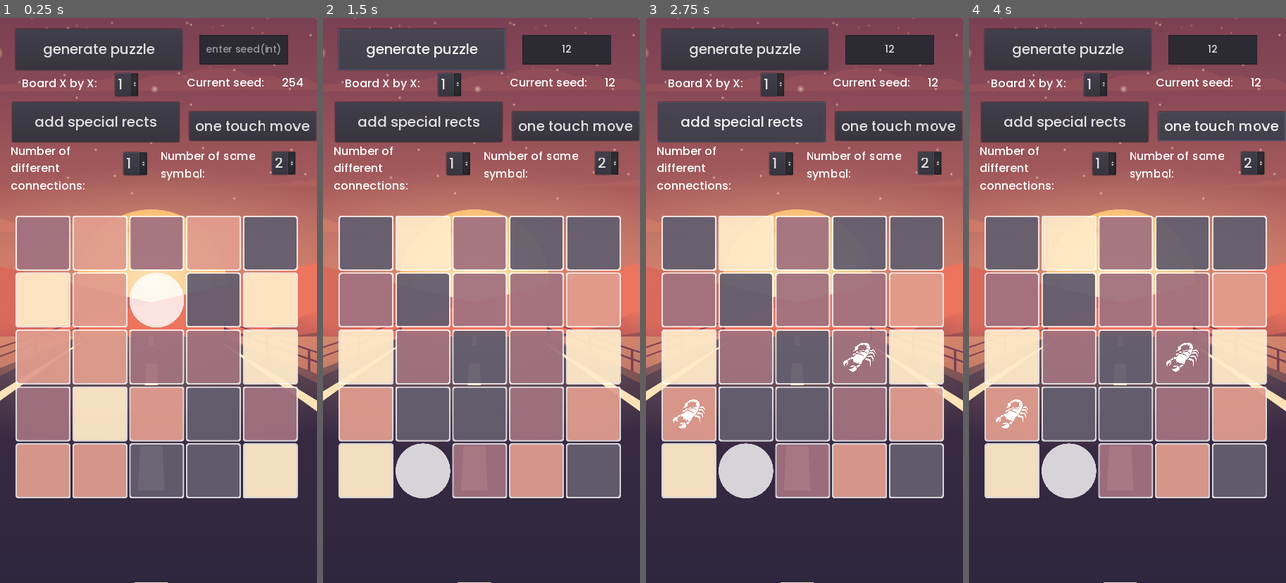
Above: before the commit, frames 1-4 (left to right).
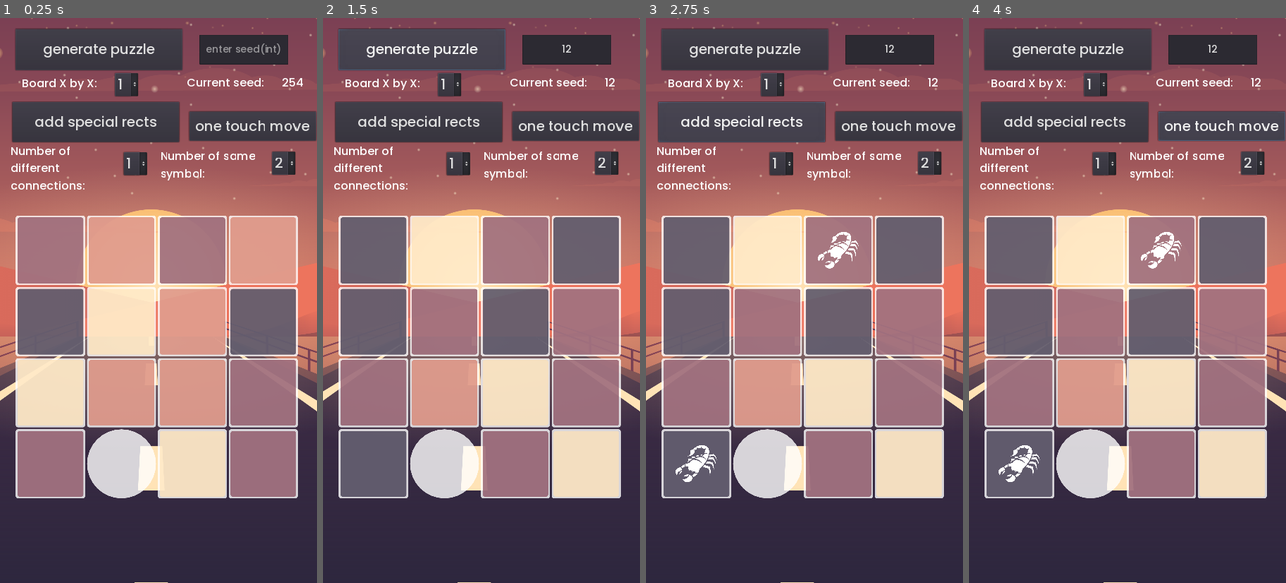
Above: after the commit, the same moments.

Repository: Cofica17/ColorCubes
Game: Godot game, scene res://scenes/Game.tscn
Same seed, same stepped clock (60 frames per second), same inputs: the game is played once before the commit and once after it. The engine's default icon, where the game draws it, is replaced by a stand-in: a white triangle on a blue panel in a dark square.
Inputs (mouse positions are in pixels of both pictures, inside the frame that each line leads up to):
- Up to frame 1 (0.25 s): no input
- Up to frame 2 (1.5 s): click (567, 51) at 0.52 s; type "12" at 0.6 s; click "generate puzzle" at 1.25 s
- Up to frame 3 (2.75 s): click "add special rects" at 2 s
- Up to frame 4 (4 s): click "one touch move" at 2.75 s; click "two touch move" at 3.5 s

The runs differ from the first frame. In frame 1, 36% of the frame differs, in the area x 4-94%, y 35-85%; in frame 2, 34%; in frame 3, 34%; in frame 4, 34%.

Commit message:
changed default x by x baord

Diff:
--- a/scenes/Game.tscn
+++ b/scenes/Game.tscn
@@ -46,8 +46,8 @@
 [node name="Grid" parent="." instance=ExtResource( 1 )]
 anchor_top = 0.35
 anchor_bottom = 0.85
-columns = 5
-rows = 5
+columns = 4
+rows = 4
 
 [node name="DEBUG_TBD" type="Node2D" parent="."]
 
